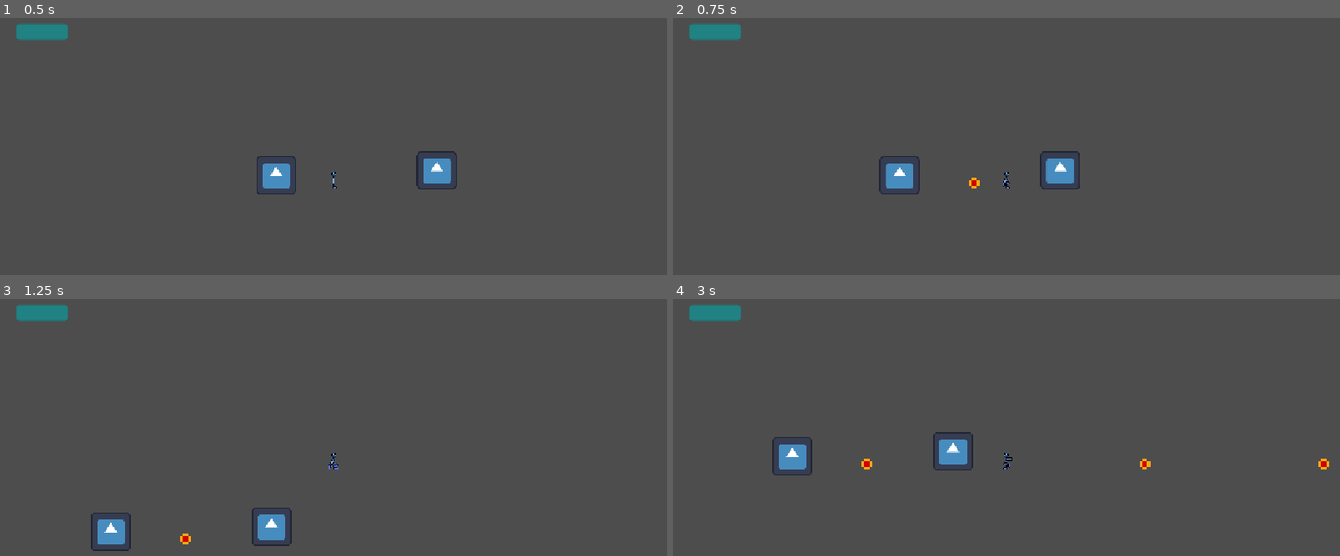
Above: before the commit, frames 1-4 (two rows, left to right).
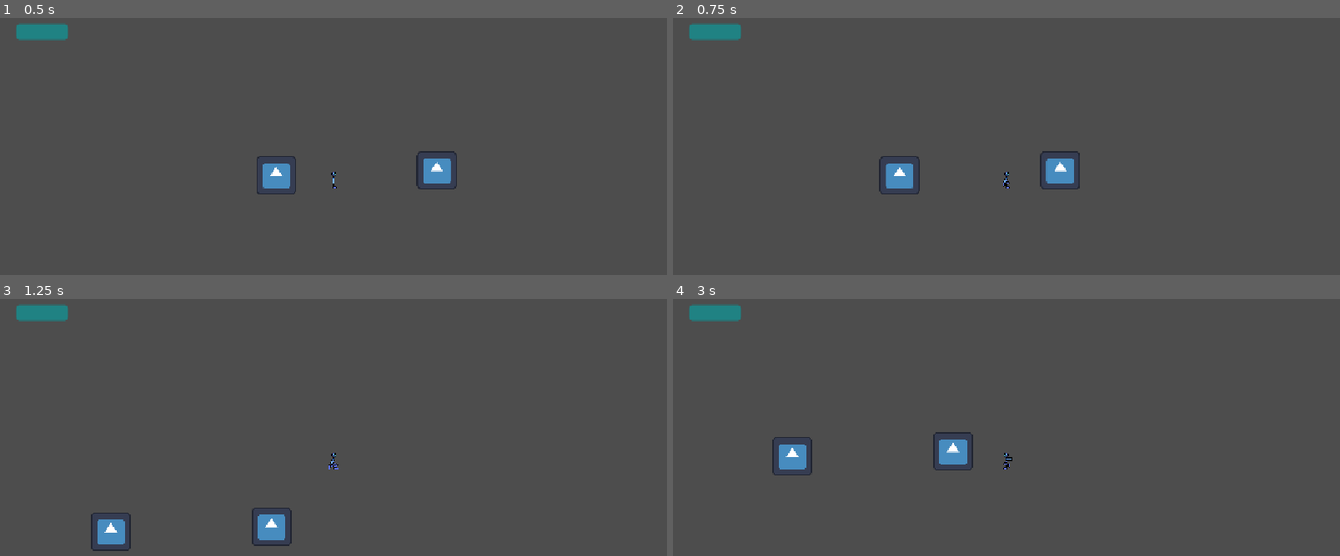
Above: after the commit, the same moments.

Repository: Milo-Griffiths/GameJam-Time
Game: Godot game, scene res://sam's_test_place.tscn
Two runs of this game, one before a commit and one after it. Both use one fixed random seed, a clock stepped at 60 frames per second and the inputs below. This scene is started directly instead of the project's main scene. The engine's default icon, where the game draws it, is replaced by a stand-in: a white triangle on a blue panel in a dark square.
Inputs (mouse positions are in pixels of both pictures, inside the frame that each line leads up to):
- Up to frame 1 (0.5 s): no input
- Up to frame 2 (0.75 s): move the mouse to (973, 254) at 0.52 s; hold Right (right) from 0.53 s (still down); click (973, 254) at 0.6 s
- Up to frame 3 (1.25 s): keep holding Right (right); tap Up (up) at 0.77 s
- Up to frame 4 (3 s): move the mouse to (1206, 517) at 1.27 s; click (1206, 517) at 1.35 s; tap Up (up) at 1.52 s; move the mouse to (806, 404) at 2.02 s; release Right (right) at 2.03 s; hold A (left) from 2.03 s (still down); click (806, 404) at 2.1 s; move the mouse to (1039, 460) at 2.77 s; click (1039, 460) at 2.85 s

Frame 1 is identical in both runs. In frame 2, less than 0.1% of the frame differs, in the area x 44-46%, y 62-67%; in frame 3, less than 0.1%; in frame 4, 0.2%, in the area x 28-99%, y 62-67%.

Commit message:
added bullet deletion upon impact also added rotation setting when bullets are created

Diff:
--- a/scenes/bullet.tscn
+++ b/scenes/bullet.tscn
@@ -6,6 +6,8 @@
 [sub_resource type="PhysicsMaterial" id="PhysicsMaterial_x4si1"]
 
 [sub_resource type="CircleShape2D" id="CircleShape2D_0xm4b"]
+
+[sub_resource type="RectangleShape2D" id="RectangleShape2D_ca5m7"]
 
 [node name="bullet" type="RigidBody2D" unique_id=1489657362]
 collision_layer = 8
@@ -21,3 +23,10 @@
 
 [node name="CollisionShape2D" type="CollisionShape2D" parent="." unique_id=115203892]
 shape = SubResource("CircleShape2D_0xm4b")
+
+[node name="ShapeCast2D" type="ShapeCast2D" parent="." unique_id=2015508383]
+shape = SubResource("RectangleShape2D_ca5m7")
+target_position = Vector2(26, 0)
+
+[connection signal="body_entered" from="." to="." method="_on_body_entered"]
+[connection signal="body_shape_entered" from="." to="." method="_on_body_shape_entered"]
--- a/scripts/bullet.gd
+++ b/scripts/bullet.gd
@@ -6,13 +6,18 @@
 var spawnpos : Vector2
 var spawnRot : float
 var velocity : Vector2
+var cast : ShapeCast2D
 # Called when the node enters the scene tree for the first time.
 func _ready() -> void:
 	global_position = spawnpos
 	global_rotation = spawnRot
-
+	set_contact_monitor(true)
+	set_max_contacts_reported(5)
+	cast = $ShapeCast2D
 
 # Called every frame. 'delta' is the elapsed time since the previous frame.
 func _physics_process(_delta: float) -> void:
 	velocity = Vector2(speed,0).rotated(dir)
+	if cast.is_colliding():
+		queue_free()
 	move_and_collide(velocity)
--- a/scripts/node_2d.gd
+++ b/scripts/node_2d.gd
@@ -18,5 +18,5 @@
 	var instance = projectile.instantiate()
 	instance.dir = rotation
 	instance.spawnpos = global_position
-	#instance.spawnRot = rotation
+	instance.spawnRot = rotation
 	main.add_child.call_deferred(instance)
